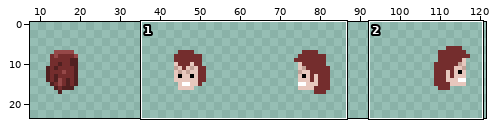
Two versions of one sprite sheet, Assets/Prefabs/Player/headSprite.png. The picture above shows the old version from afar; the outline marks the close-up.
Close-up. Before the commit:
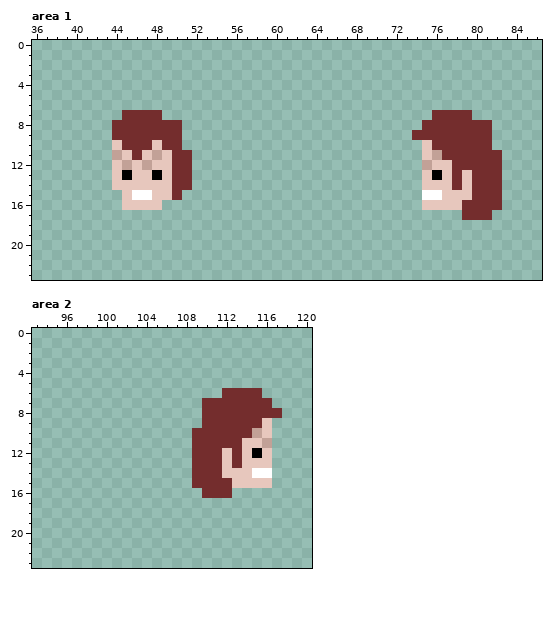
The file is 128x32 pixels. Colours within 5 levels of each other are drawn and written as one. Shown: area 1: x 36..86, y 0..23; area 2: x 93..120, y 0..23. The wide view leaves out empty margins. The commit also changed other parts of the picture, which this record leaves out.
The result:
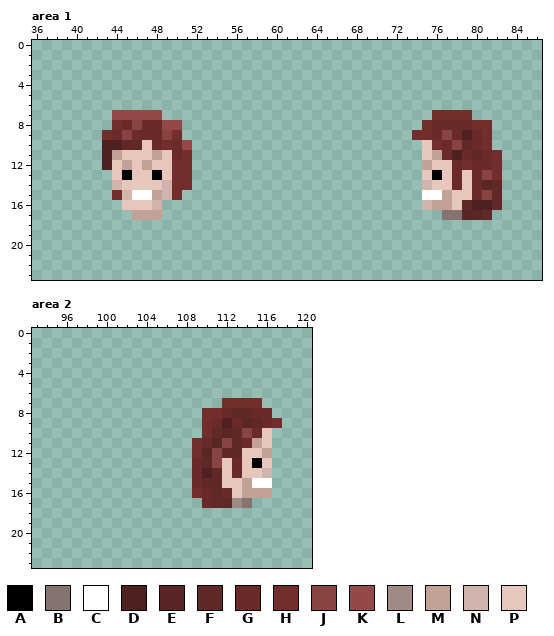
Palette (. is transparent): A #000000  B #84736e  C #ffffff  D #502020  E #592626  F #612828  G #6a2a2a  H #742d2d  J #884343  K #954848  L #a08b84  M #c2a197  N #d1b5ac  P #e7c7bd
Difference:
--- area 1
@@ x 36..86 @@
  6 ...................................................
- 7 .........HHHH...........................HHHH.......
- 8 ........HHHHHHH........................HHHHHHH.....
- 9 ........HHHHHHH.......................HHHHHHHH.....
-10 ........PHHHPHH........................PHHHHHH.....
-11 ........MPHPMPHH.......................PMHHHHHH....
-12 ........PMPMPPHH.......................MPPHHHHH....
-13 ........PAPPAPHH.......................PAPHPHHH....
-14 ........PPPPPPHH.......................PPPHPHHH....
-15 .........PCCPPH........................CCPPPHHH....
-16 .........PPPP..........................PPPPHHHH....
-17 ...........................................HHH.....
+ 7 ........KKKKK...........................HHHH.......
+ 8 ........HGJGGKK........................HGGGGHH.....
+ 9 .......HGJGGGJH.......................HHGJGDGH.....
+10 .......DDFFPGHGK.......................PHGJFGH.....
+11 .......DMPPPMPGH.......................PMGDGFGH....
+12 .......DPMPMPPHH.......................MPPGHGGH....
+13 ........PAPPAPHH.......................PAPGPGJH....
+14 ........NPPPPNHH.......................NPPGPGEF....
+15 ........HNCCMNH........................CCMPPGJF....
+16 .........PPPN..........................NMMPFDDF....
+17 ..........MMM............................BBEEF.....
 18 ...................................................
--- area 2
@@ x 107..119 @@
  5 .............
- 6 .....HHHH....
- 7 ...HHHHHHH...
- 8 ...HHHHHHHH..
- 9 ...HHHHHHP...
-10 ..HHHHHHMP...
-11 ..HHHHHPPM...
-12 ..HHHPHPAP...
-13 ..HHHPHPPP...
-14 ..HHHPPPCC...
-15 ..HHHHPPPP...
-16 ...HHH.......
-17 .............
+ 6 .............
+ 7 .....HHHH....
+ 8 ...HHGFFGG...
+ 9 ...HGDGEFGH..
+10 ...HFEFJGP...
+11 ..HGEJFGMP...
+12 ..HEJFFPPM...
+13 ..GFJPGPAP...
+14 ..GDFPGPPN...
+15 ..GFFPPMCC...
+16 ..HGFGPMMM...
+17 ...GFFLB.....
 18 .............
